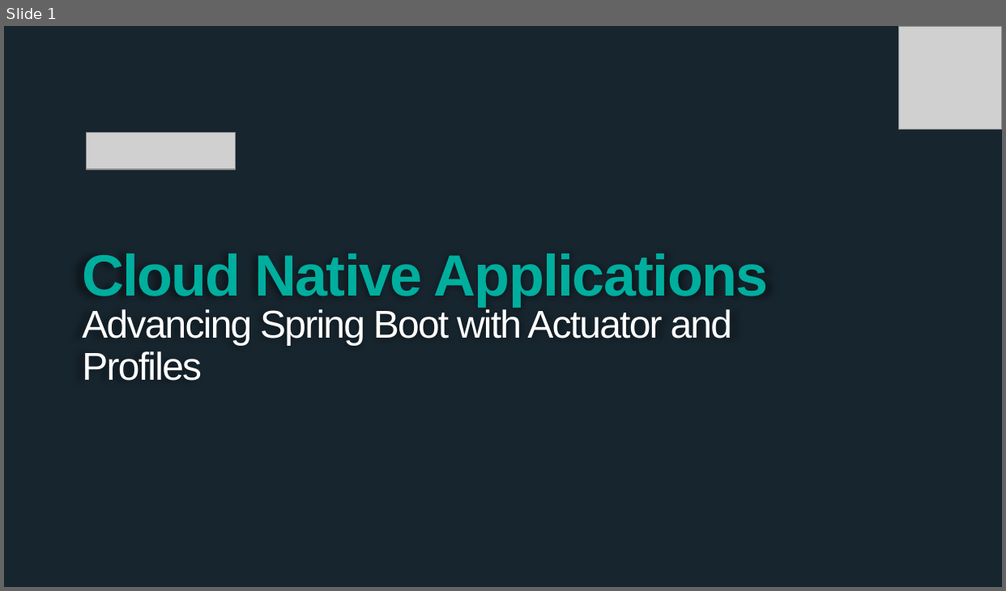
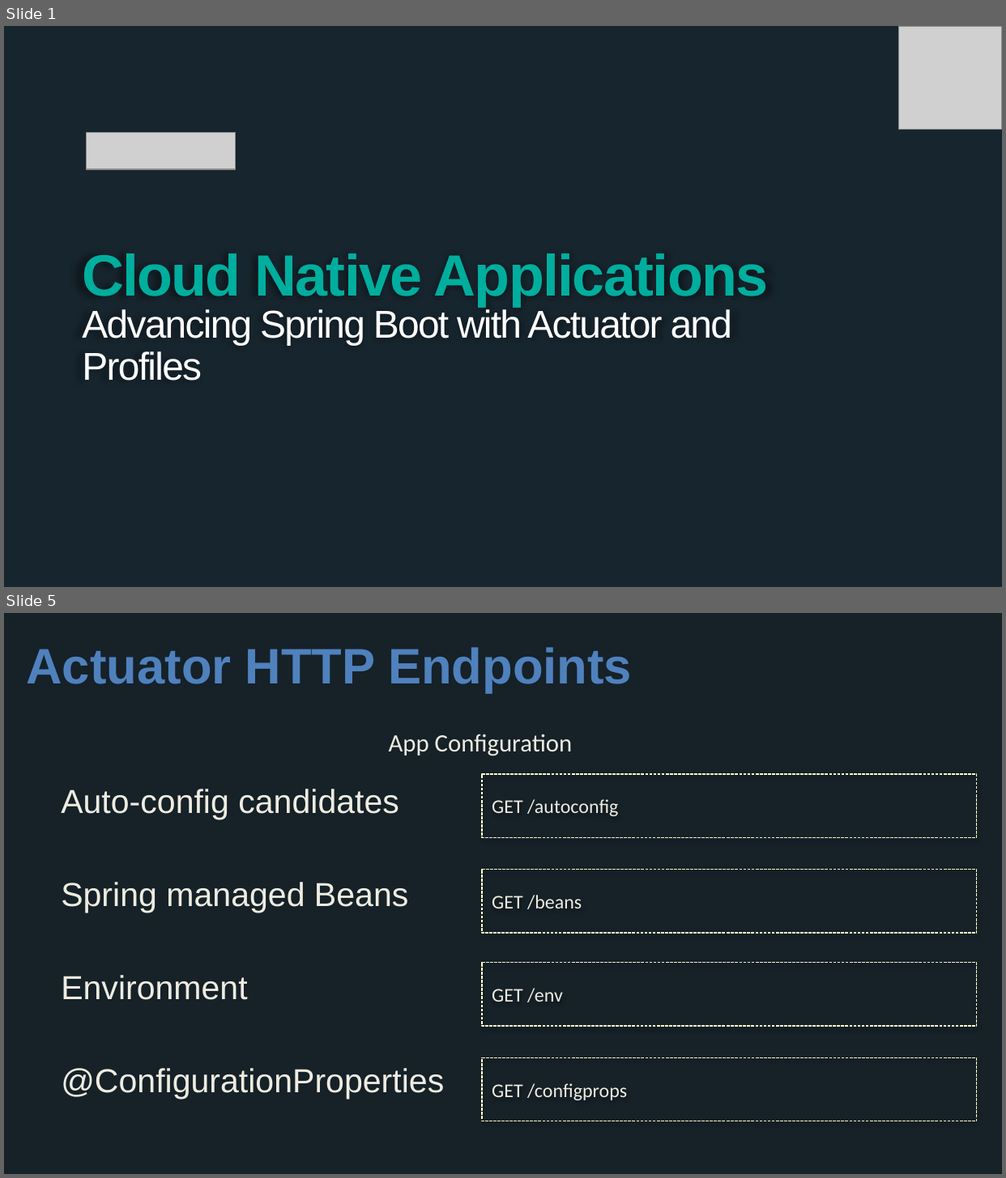
Before and after one commit to wxlund/CN-Workshop-Boeing, a slide deck: presentations/Session_4_Advanced_Boot.pptx. Shown one above the other, each under a label of ours: slide 1 before the commit, slides 1 and 5 after it; the slides between them are not shown. The pictures are 1006x591 and 1006x1178 pixels, drawn with LibreOffice and Linux fonts; fonts in the diff are those of the drawing; grey boxes stand for pictures; background and template pictures are left out. Boxes give left, top, right and bottom in pixels: in the first picture for what was removed or moved away, otherwise in the second. Text is boxed around its words. In the diff, an @@ line names an element or a change of style, - is before the commit and + after.

```diff
--- a/presentations/Session_4_Advanced_Boot.pptx
+++ b/presentations/Session_4_Advanced_Boot.pptx
@@ slide 5 added at box(4, 613, 1002, 1174), background #162128 @@
@@ title added at box(26, 647, 632, 693), 36 pt, text #4F81BD, bold @@
+Actuator HTTP Endpoints
@@ text added at box(389, 734, 573, 756), 18 pt, text #EEECE1 @@
+App Configuration
@@ rectangle added at box(482, 773, 977, 837), outline #FFFFCC 0.75 pt dashed, 14 pt, text #EEECE1 @@
+GET /autoconfig
@@ text added at box(61, 789, 444, 1099), 24 pt, text #EEECE1 @@
+Auto-config candidates
+Spring managed Beans
+Environment
+@ConfigurationProperties
@@ rectangle added at box(482, 870, 977, 933), outline #FFFFCC 0.75 pt dashed, 14 pt, text #EEECE1 @@
+GET /beans
@@ rectangle added at box(482, 962, 977, 1026), outline #FFFFCC 0.75 pt dashed, 14 pt, text #EEECE1 @@
+GET /env
@@ rectangle added at box(482, 1058, 977, 1122), outline #FFFFCC 0.75 pt dashed, 14 pt, text #EEECE1 @@
+GET /configprops
```
Also in this commit, not shown: 6 other slides added, 1 slide removed, 1 other file.
